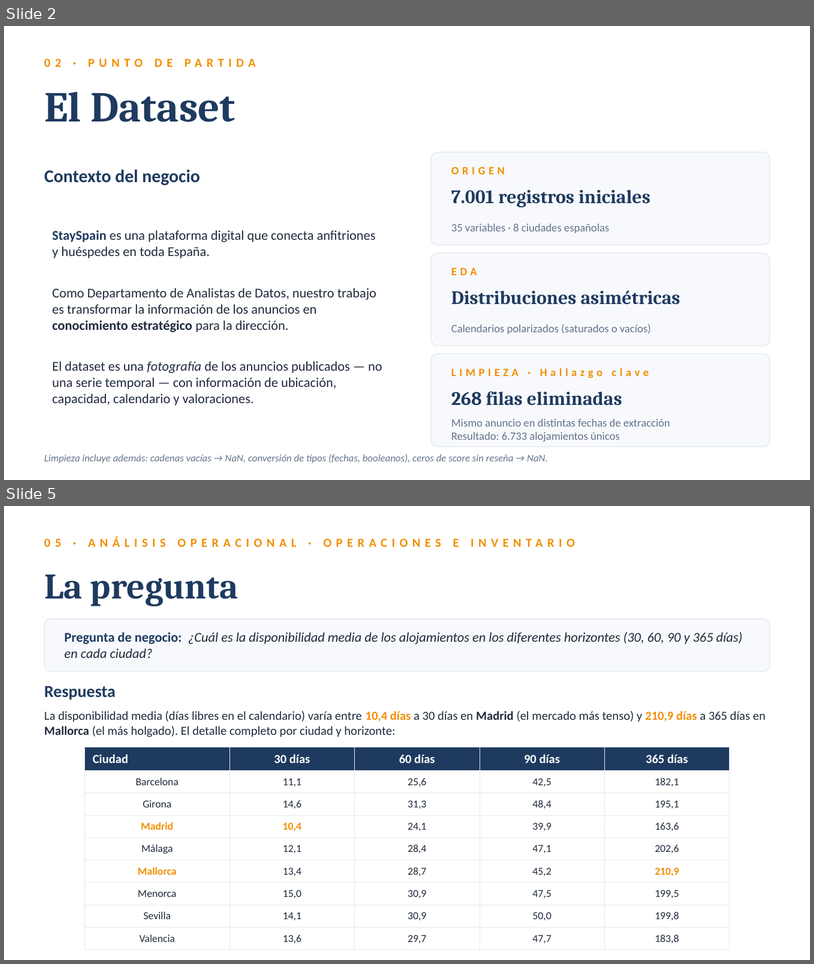
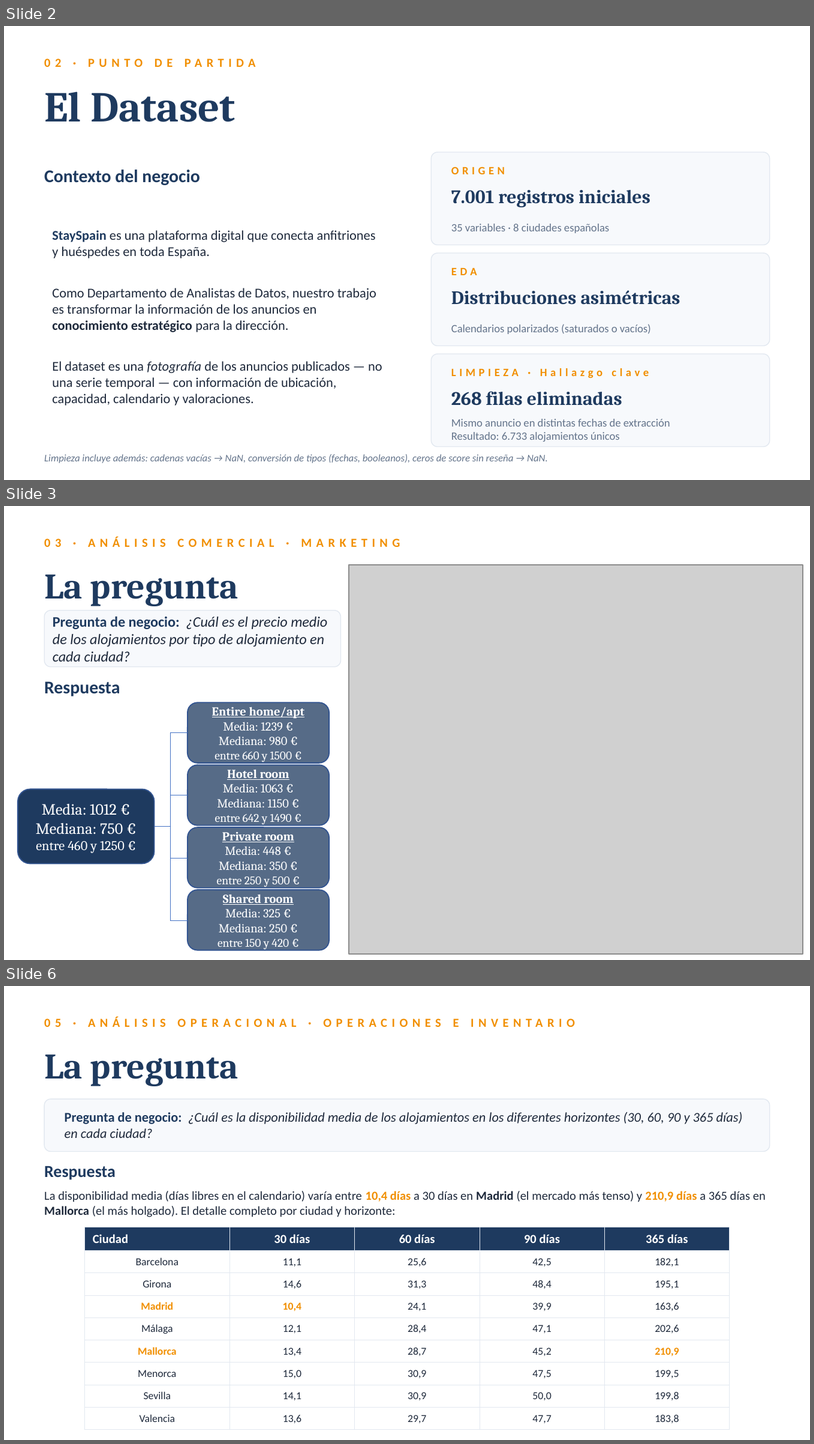
Before and after one commit to ITACADEMYprojectes/ProjecteData, a slide deck: Equip_29/Results/2026_06__01_StaySpain_Presentacion.pptx. Shown one above the other, each under a label of ours: slides 2 and 5 before the commit, slides 2, 3 and 6 after it; the slides between them are not shown. The pictures are 814x964 and 814x1444 pixels, drawn with LibreOffice and Linux fonts; fonts in the diff are those of the drawing; grey boxes stand for pictures. Boxes give left, top, right and bottom in pixels: in the first picture for what was removed or moved away, otherwise in the second. Text is boxed around its words. In the diff, an @@ line names an element or a change of style, - is before the commit and + after.

```diff
--- a/Equip_29/Results/2026_06__01_StaySpain_Presentacion.pptx
+++ b/Equip_29/Results/2026_06__01_StaySpain_Presentacion.pptx
@@ slide 3 added at (4,506,810,960), background #FFFFFF @@
@@ text added at (44,537,400,547), 11 pt, text #F18F01, bold @@
+03 · ANÁLISIS COMERCIAL · MARKETING
@@ text added at (44,574,239,606), 32 pt, text #1E3A5F, bold @@
+La pregunta
@@ picture added at (349,565,803,954) @@
@@ rounded rectangle added at (44,610,341,666), fill #F7F9FC, outline #E2E8F0 0.75 pt @@
@@ text added at (53,616,327,661), 13 pt, text #1E293B, italic @@
+Pregunta de negocio: ¿Cuál es el precio medio de los alojamientos por tipo de alojamiento en cada ciudad?
@@ text added at (44,681,120,696), 16 pt, text #1E3A5F, bold @@
+Respuesta
@@ group added at (170,703,330,951): 5 lines, 4 rounded rectangles @@
+Entire home/apt
+Media: 1239 €
+Mediana: 980 €
+entre 660 y 1500 €
+Hotel room
+Media: 1063 €
+Mediana: 1150 €
+entre 642 y 1490 €
+Private room
+Media: 448 €
+Mediana: 350 €
+entre 250 y 500 €
+Shared room
+Media: 325 €
+Mediana: 250 €
+entre 150 y 420 €
@@ rounded rectangle added at (18,789,154,863), fill #1E3A5F, outline #325491 1 pt, 14 pt, text #FFFFFF @@
+Media: 1012 €
+Mediana: 750 €
+entre 460 y 1250 €
@@ line added from (154, 826) to (170, 826), #4472C4 0.5 pt @@
@@ what was slide 5 is now slide 6 @@
```
Also in this commit, not shown: 1 slide changed, 2 other slides added, 2 slides removed.
